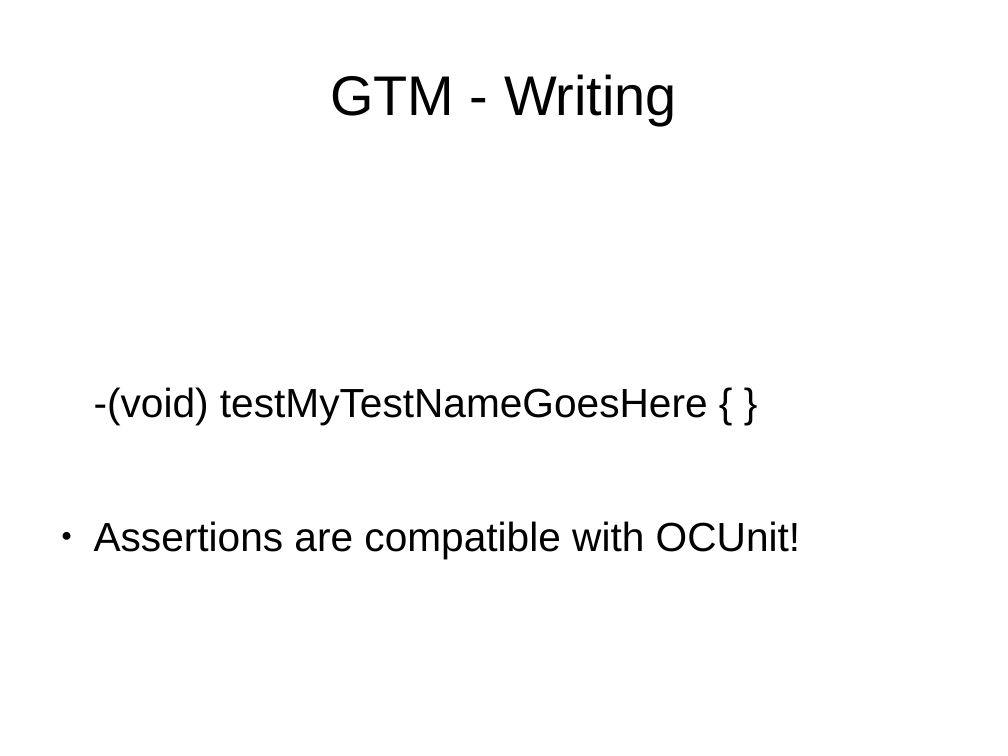
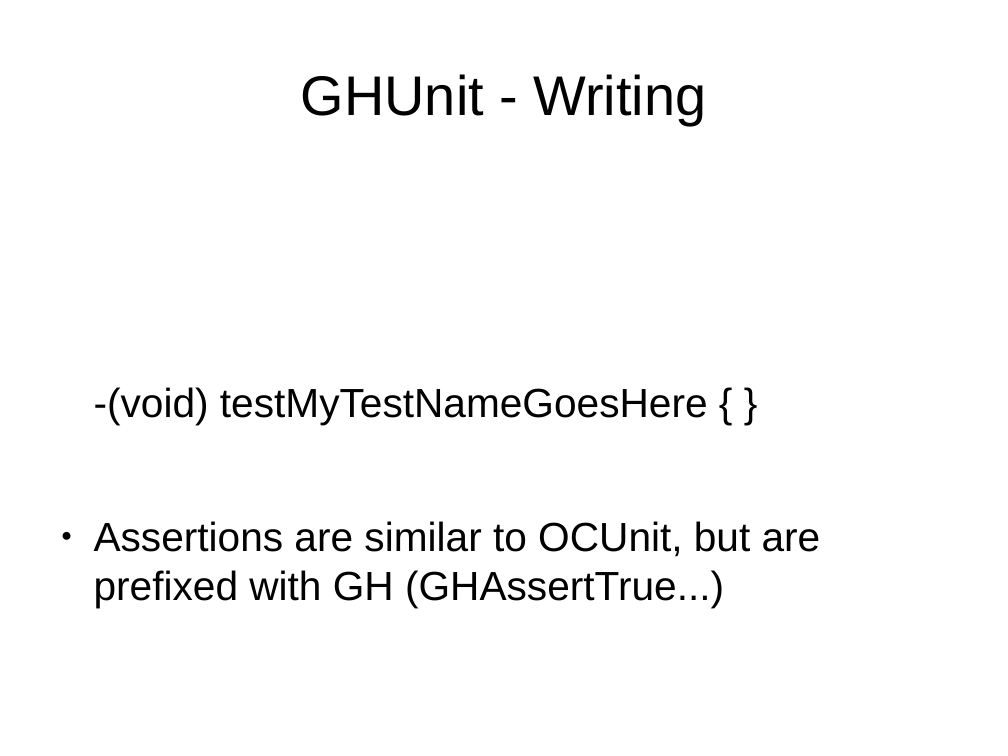
Before and after one commit to StlMobileDev/iPhone-Testing, a slide deck: slide 25 of Testing-Testing-iOS.odp. Drawn at 1008x756 pixels with LibreOffice and Linux fonts; fonts in the diff are those of the drawing. Boxes give left, top, right and bottom in pixels: in the first picture for what was removed or moved away, otherwise in the second. Text is boxed around its words. In the diff, an @@ line names an element or a change of style, - is before the commit and + after.

Commit message:
Finished GHUnit section.

```diff
--- a/Testing-Testing-iOS.odp
+++ b/Testing-Testing-iOS.odp
@@ title at box(301, 74, 706, 125): text changed @@
-GTM - Writing
+GHUnit - Writing
@@ text at box(94, 521, 821, 607): text changed @@
-● Assertions are compatible with OCUnit!
+● Assertions are similar to OCUnit, but are prefixed with GH (GHAssertTrue...)
```
Also in this commit, not shown: 6 other slides changed, 1 other file.
